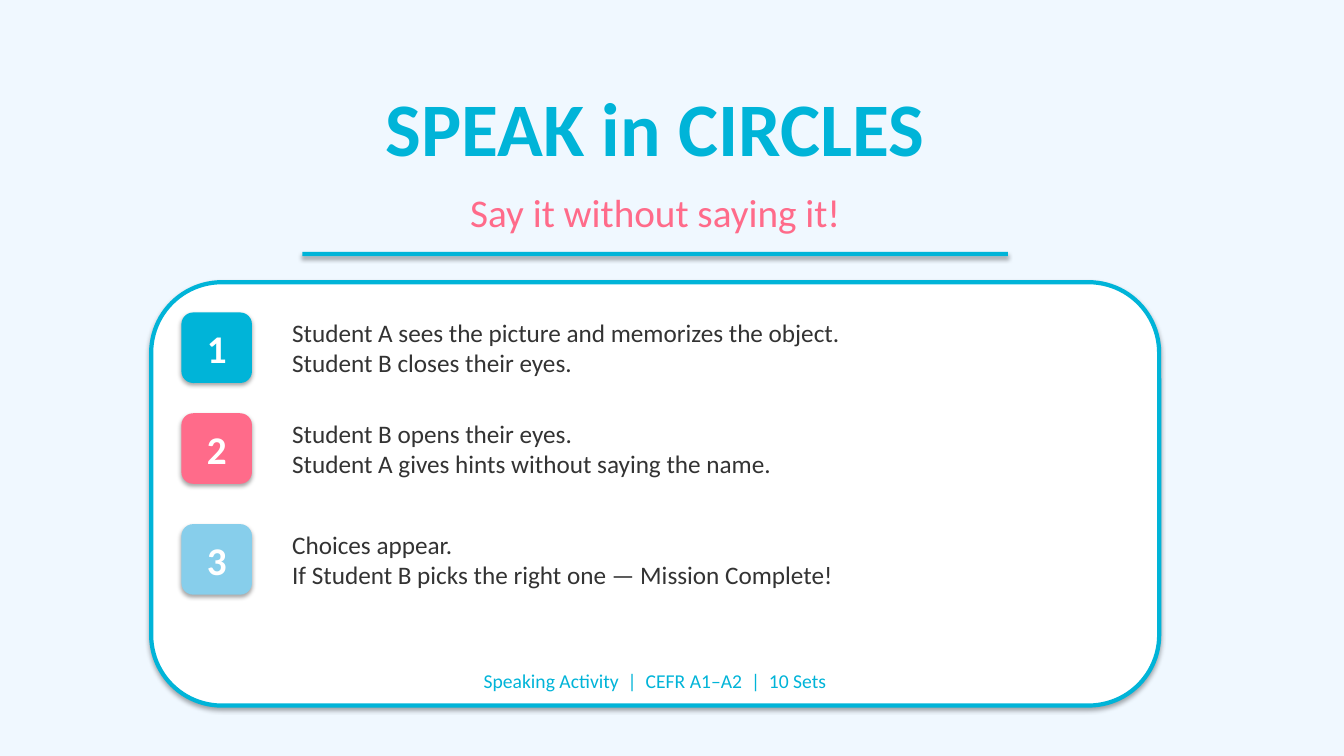
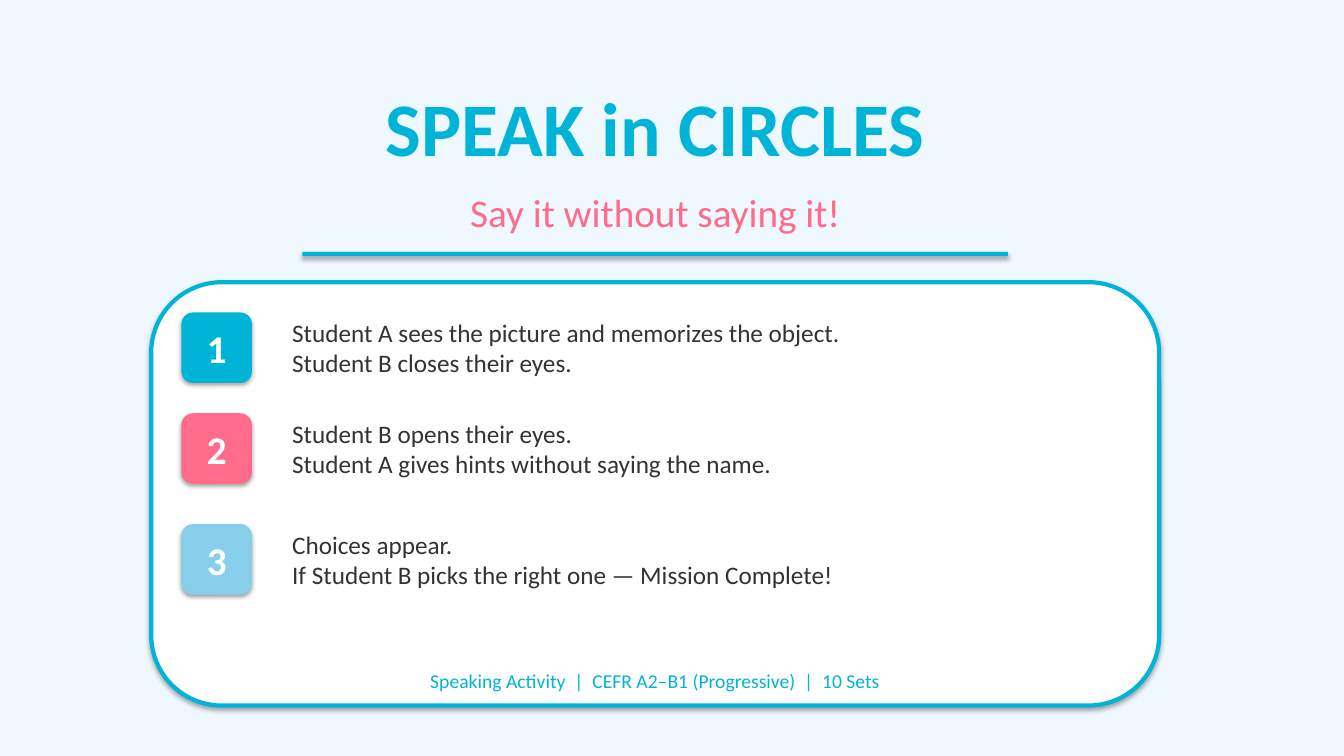
Before and after one commit to macsa2ki25-eng/SpecialAigent, a slide deck: slide 1 of Speak_in_Circles_Activity.pptx. Drawn at 1344x756 pixels with LibreOffice and Linux fonts; fonts in the diff are those of the drawing. Boxes give left, top, right and bottom in pixels: in the first picture for what was removed or moved away, otherwise in the second. Text is boxed around its words. In the diff, an @@ line names an element or a change of style, - is before the commit and + after.

```diff
--- a/Speak_in_Circles_Activity.pptx
+++ b/Speak_in_Circles_Activity.pptx
@@ text at box(430, 674, 879, 692): text changed @@
-Speaking Activity | CEFR A1–A2 | 10 Sets
+Speaking Activity | CEFR A2–B1 (Progressive) | 10 Sets
```
Also in this commit, not shown: 30 other slides changed, 1 other file.
